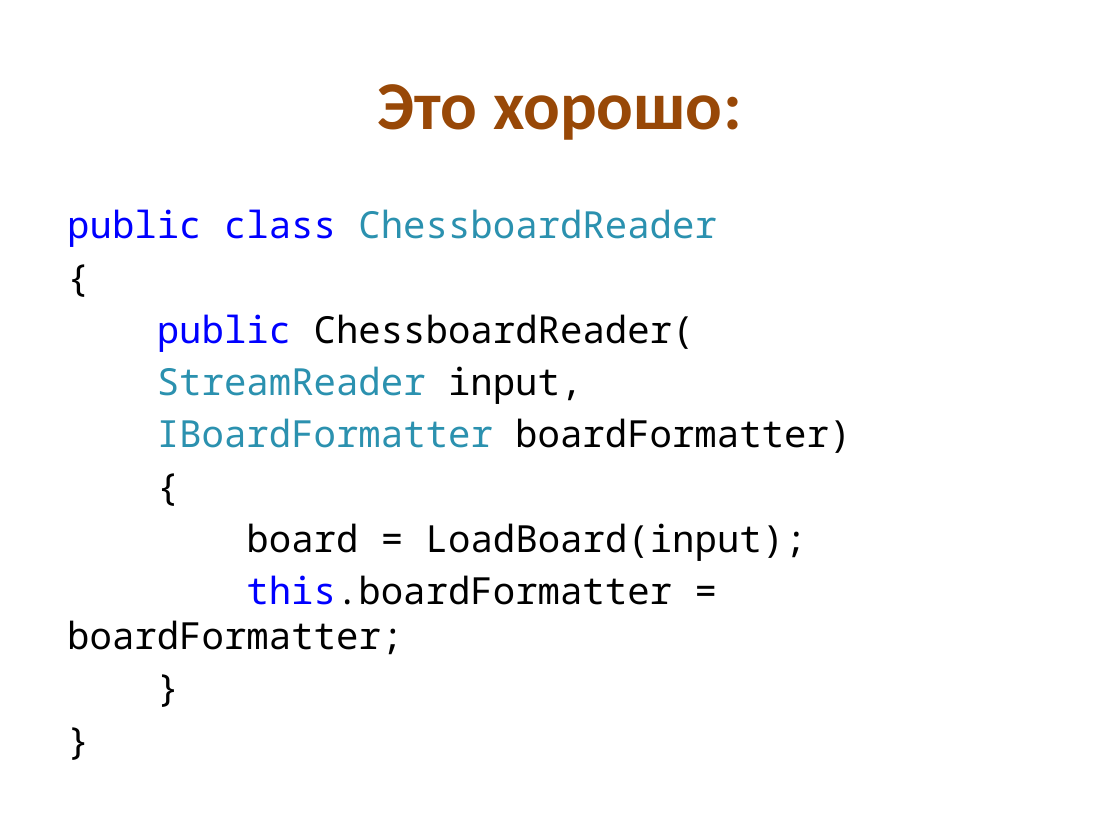
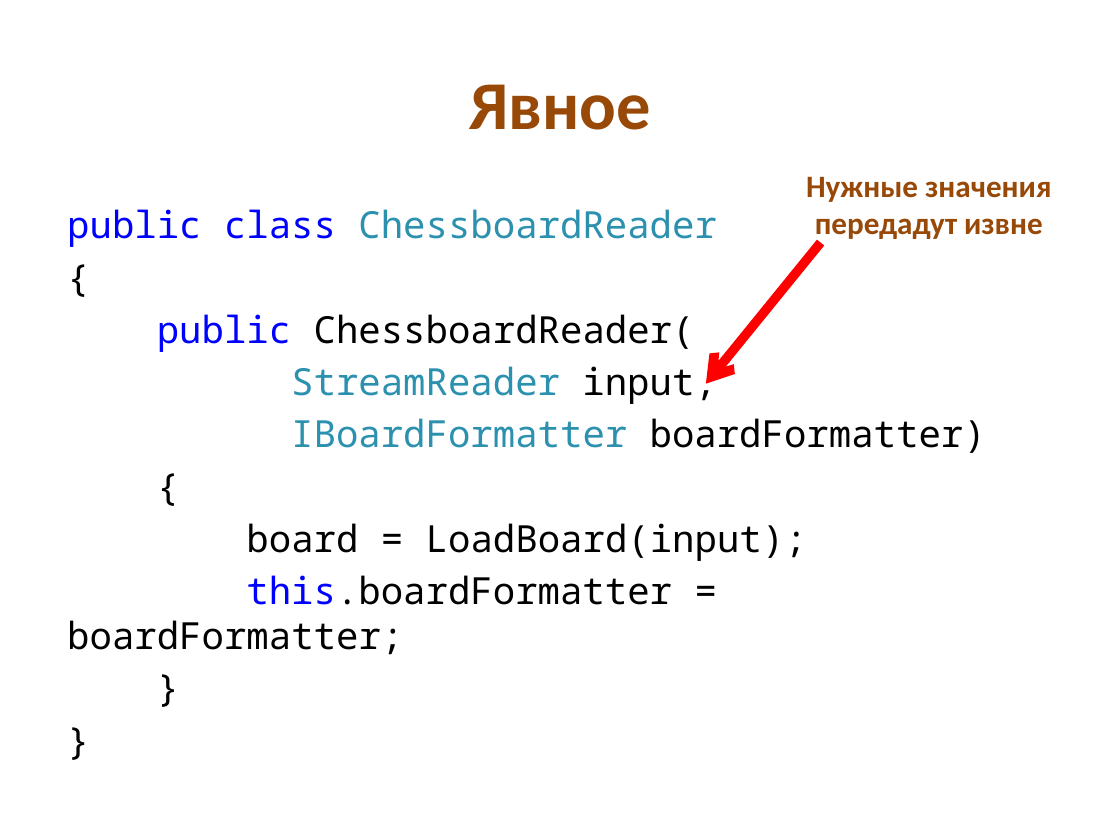
Before and after one commit to kontur-edu/2013, a slide deck: slide 32 of CodeDesign/Проектирование @ КрешКурс2013.pptx (slide 60 before the commit). Drawn at 1120x840 pixels with LibreOffice and Linux fonts; fonts in the diff are those of the drawing. Boxes give left, top, right and bottom in pixels: in the first picture for what was removed or moved away, otherwise in the second. Text is boxed around its words. In the diff, an @@ line names an element or a change of style, - is before the commit and + after.

```diff
--- a/CodeDesign/Проектирование @ КрешКурс2013.pptx
+++ b/CodeDesign/Проектирование @ КрешКурс2013.pptx
@@ title at box(469, 84, 651, 130): text changed @@
-Это хорошо:
+Явное
@@ text added at box(806, 176, 1051, 242), 20 pt, text #984807, bold @@
+Нужные значения передадут извне
@@ text "public class ChessboardReader" rewrapped from box(67, 209, 851, 655) to box(67, 209, 986, 655) @@
@@ arrow added from (821, 243) to (706, 384), #FF0000 6 pt @@
```
Also in this commit, not shown: 11 other slides changed, 6 slides added, 45 slides removed.
